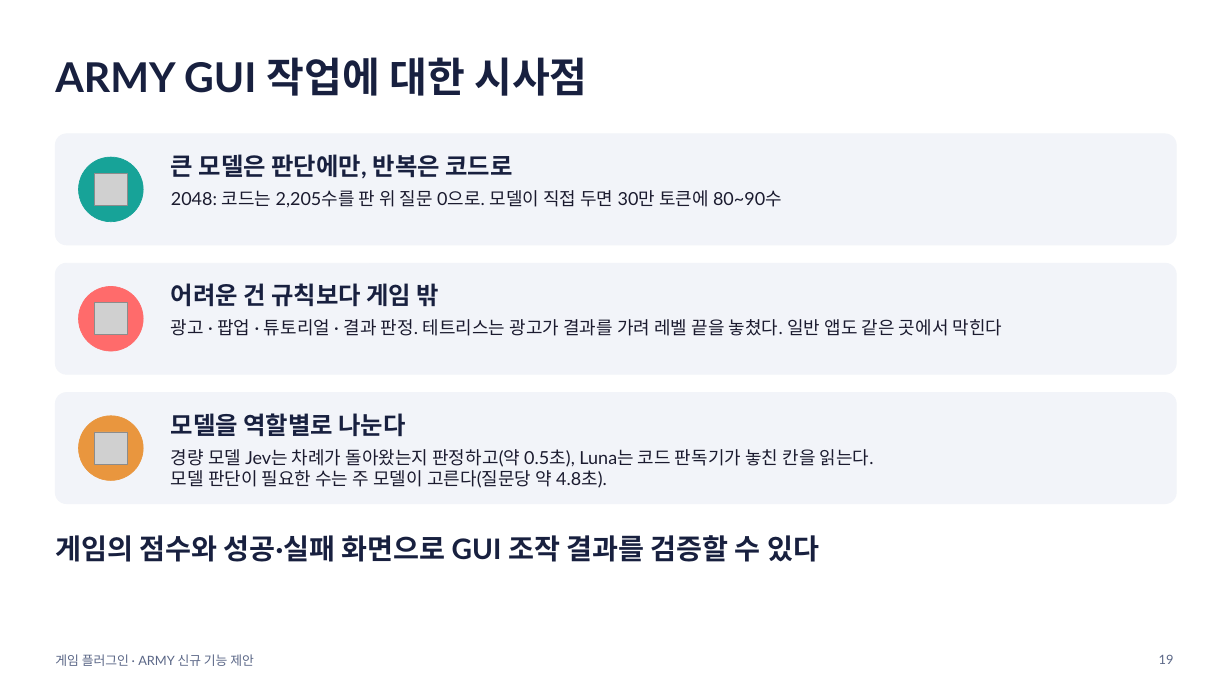
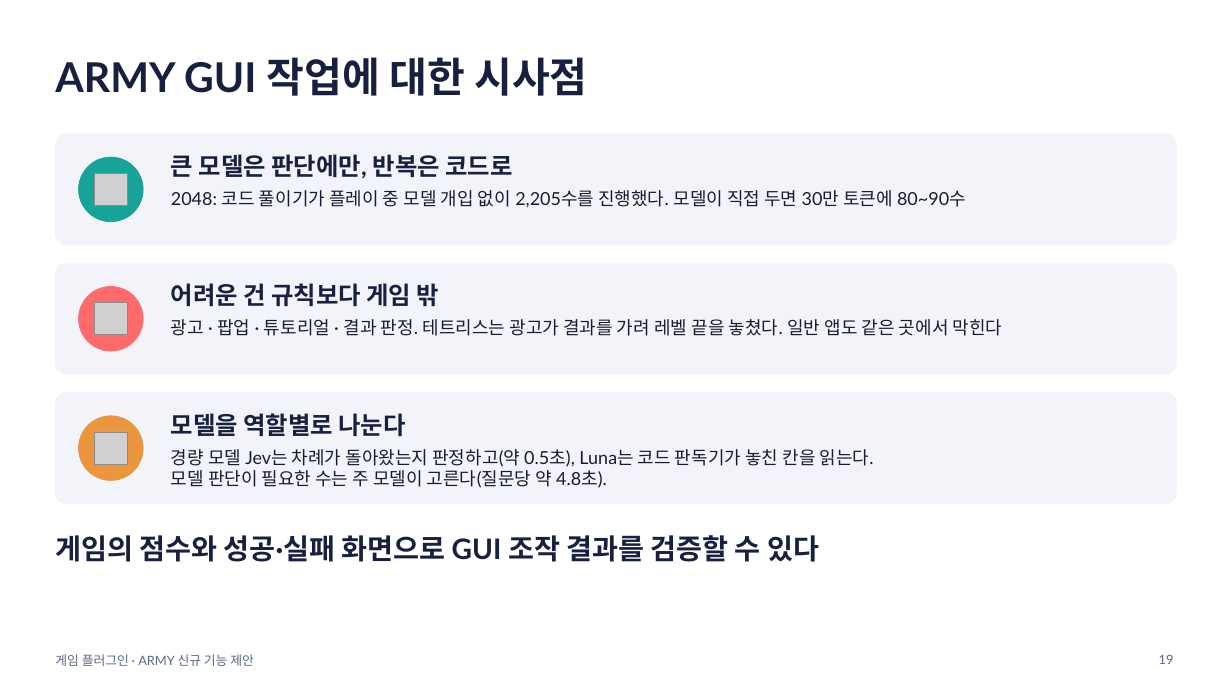
Before and after one commit to jimni-kim/game-lab, a slide deck: slide 19 of final/game-plugin-intro.pptx. Drawn at 1232x693 pixels with LibreOffice and Linux fonts; fonts in the diff are those of the drawing; grey boxes stand for pictures. Boxes give left, top, right and bottom in pixels: in the first picture for what was removed or moved away, otherwise in the second. Text is boxed around its words. In the diff, an @@ line names an element or a change of style, - is before the commit and + after.

```diff
--- a/final/game-plugin-intro.pptx
+++ b/final/game-plugin-intro.pptx
@@ text at bbox=[171, 190, 966, 207]: text changed @@
-2048: 코드는 2,205수를 판 위 질문 0으로. 모델이 직접 두면 30만 토큰에 80~90수
+2048: 코드 풀이기가 플레이 중 모델 개입 없이 2,205수를 진행했다. 모델이 직접 두면 30만 토큰에 80~90수
```
Also in this commit, not shown: 10 other slides changed, 3 other files.
